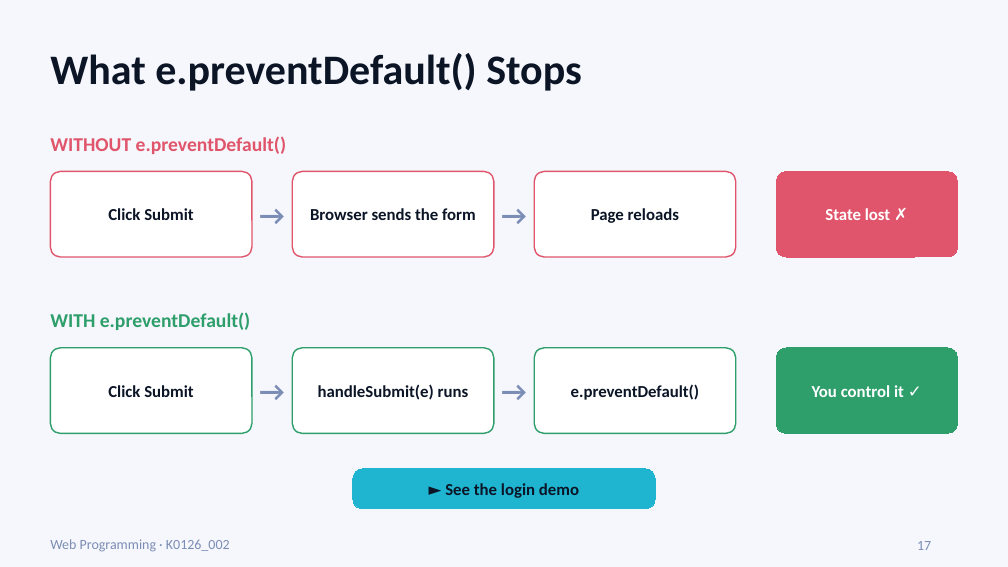
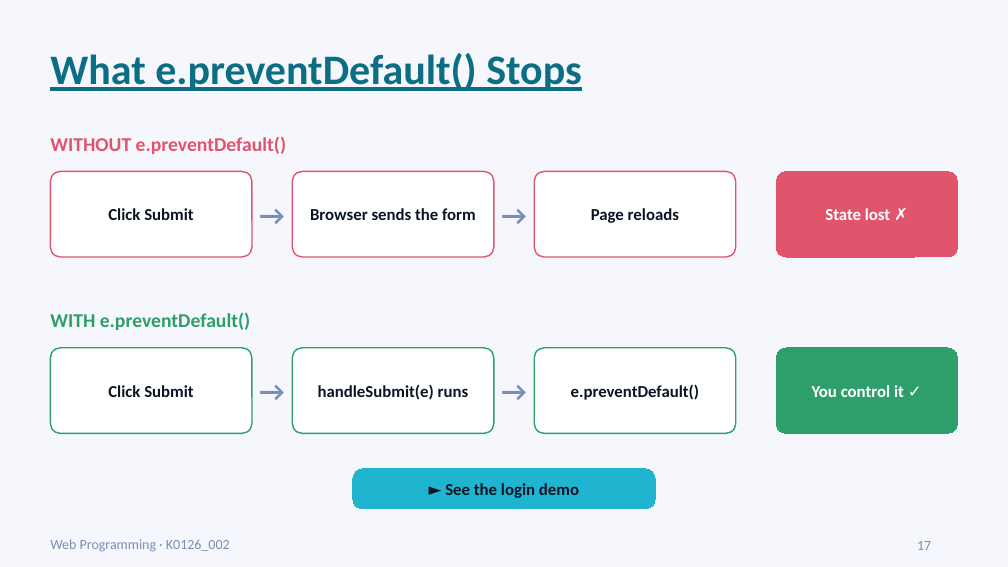
Before and after one commit to muxiddin19/WebPro, a slide deck: slide 17 of week12/WebPro_Week13_Mon_ReactForms_v2.pptx. Drawn at 1008x567 pixels with LibreOffice and Linux fonts; fonts in the diff are those of the drawing. Boxes give left, top, right and bottom in pixels: in the first picture for what was removed or moved away, otherwise in the second. Text is boxed around its words. In the diff, an @@ line names an element or a change of style, - is before the commit and + after.

```diff
--- a/week12/WebPro_Week13_Mon_ReactForms_v2.pptx
+++ b/week12/WebPro_Week13_Mon_ReactForms_v2.pptx
@@ title "What e.preventDefault() Stops" at box(50, 53, 582, 91): text colour #0B1526 to #0B6E85, underline on @@
```
Also in this commit, not shown: 10 other slides changed, 1 other file.
